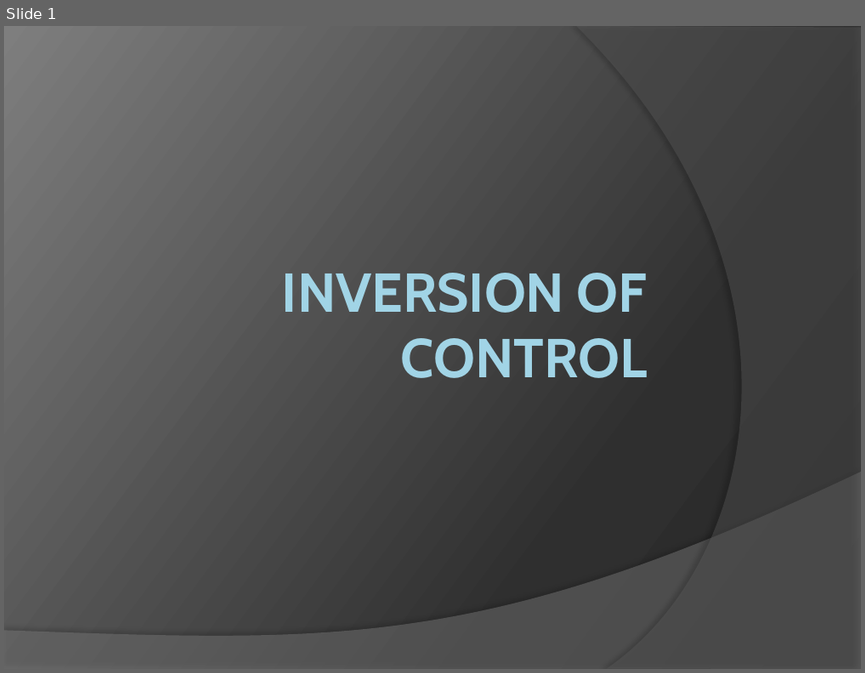
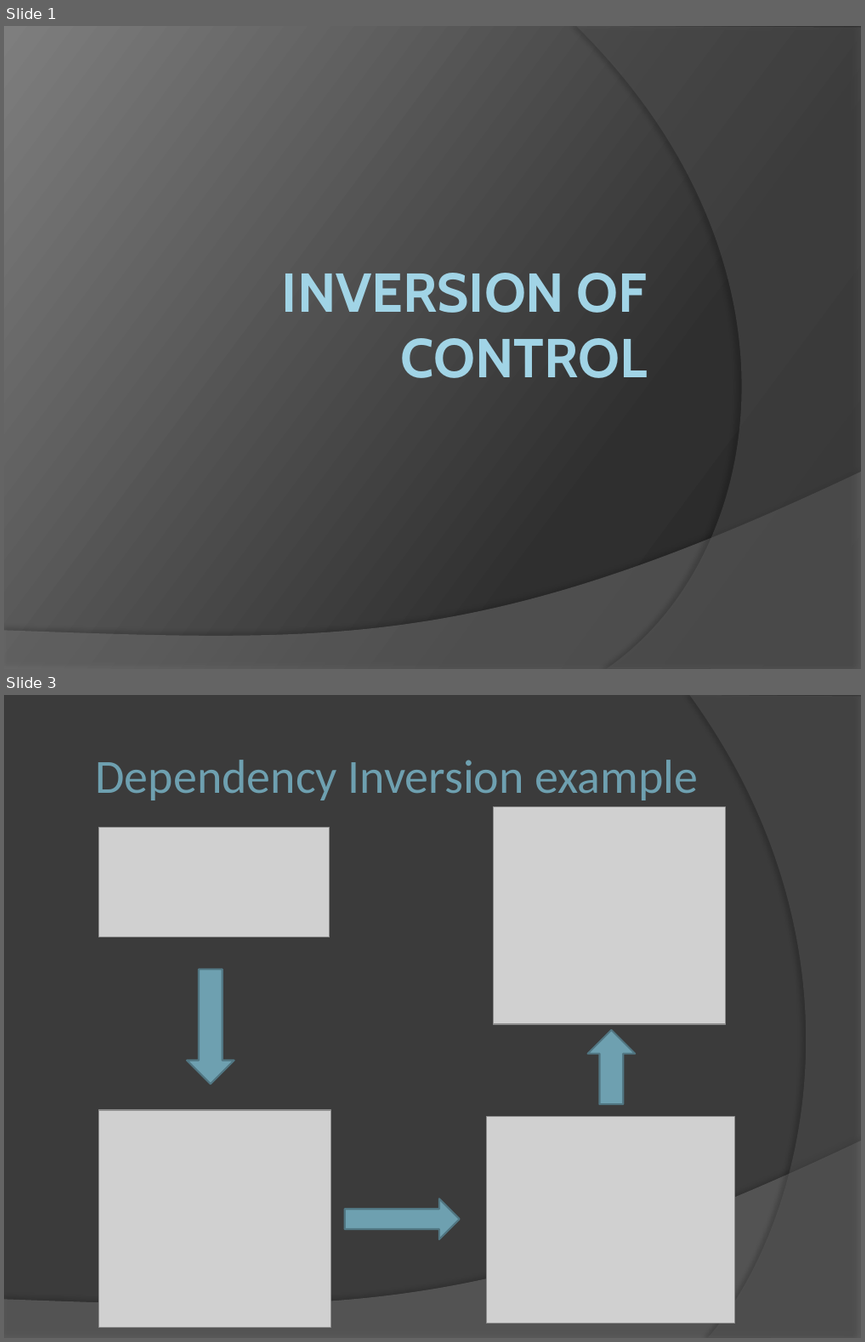
Before and after one commit to nyxiscoo1/DipDemo, a slide deck: Inversion of Control.pptx. Shown one above the other, each under a label of ours: slide 1 before the commit, slides 1 and 3 after it; the slides between them are not shown. The pictures are 865x673 and 865x1342 pixels, drawn with LibreOffice and Linux fonts; fonts in the diff are those of the drawing; grey boxes stand for pictures. Boxes give left, top, right and bottom in pixels: in the first picture for what was removed or moved away, otherwise in the second. Text is boxed around its words. In the diff, an @@ line names an element or a change of style, - is before the commit and + after.

```diff
--- a/Inversion of Control.pptx
+++ b/Inversion of Control.pptx
@@ slide 3 added at [4, 695, 861, 1338], background #3B3B3B; not listed: 1 template element that a slide beside it also shows @@
@@ freeform shape added at [689, 695, 861, 1338], fill #5E5E5E at 40% opacity @@
@@ title added at [96, 760, 698, 800], 40 pt, text #6EA0B0 @@
+Dependency Inversion example
@@ picture added at [494, 807, 726, 1024] @@
@@ picture added at [99, 828, 330, 937] @@
@@ down arrow added at [187, 970, 234, 1084], fill #6EA0B0, outline #517682 1.5 pt @@
@@ down arrow added at [587, 1030, 635, 1105], fill #6EA0B0, outline #517682 1.5 pt @@
@@ picture added at [99, 1110, 331, 1327] @@
@@ picture added at [487, 1117, 735, 1323] @@
@@ right arrow added at [345, 1199, 460, 1239], fill #6EA0B0, outline #517682 1.5 pt @@
```
Also in this commit, not shown: 7 slides changed, 1 other slide added, 6 other files.
